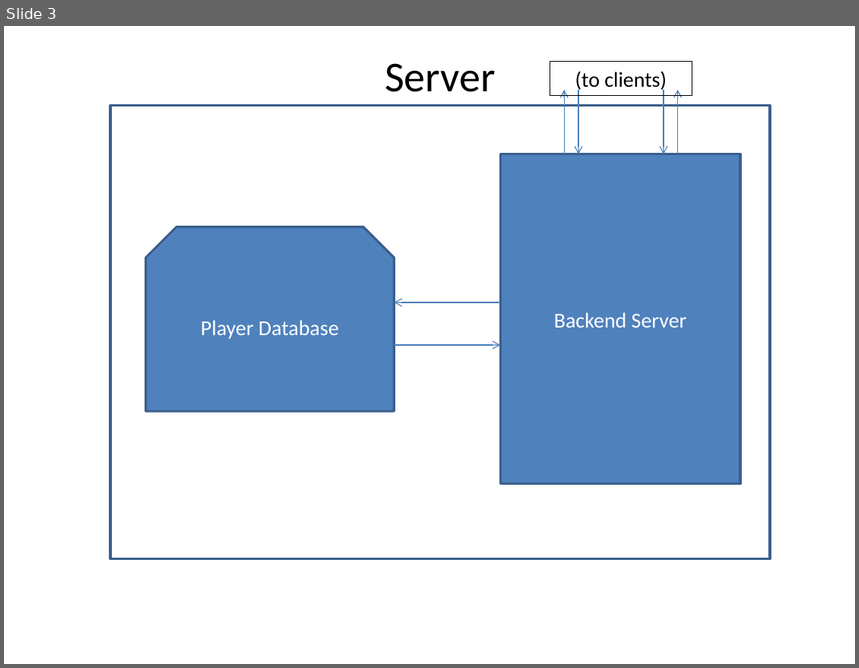
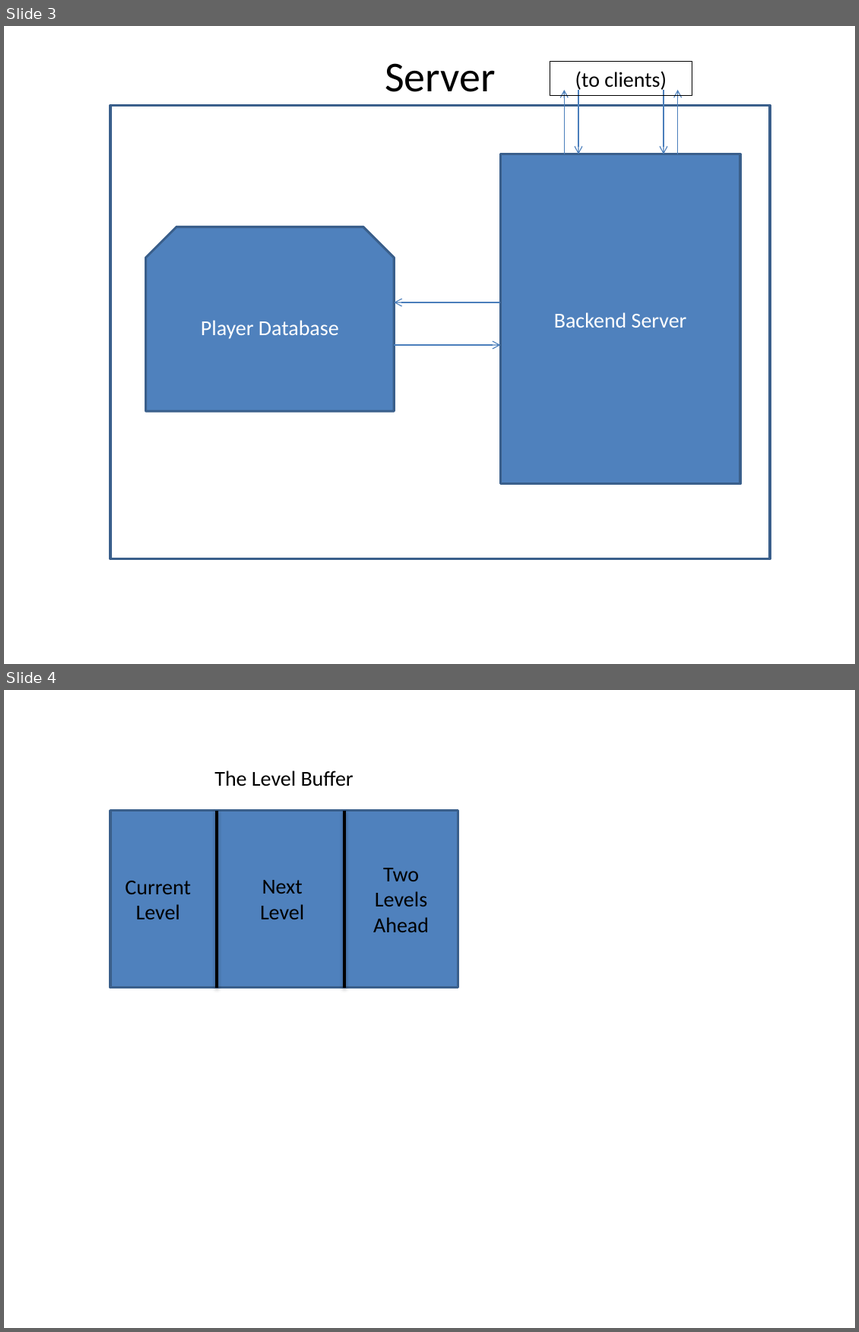
Before and after one commit to njchristian/Multiplayer-Game, a slide deck: Design Doc Figures.pptx. Shown one above the other, each under a label of ours: slide 3 before the commit, slides 3 and 4 after it. The pictures are 859x668 and 859x1332 pixels, drawn with LibreOffice and Linux fonts; fonts in the diff are those of the drawing. Boxes give left, top, right and bottom in pixels: in the first picture for what was removed or moved away, otherwise in the second. Text is boxed around its words. In the diff, an @@ line names an element or a change of style, - is before the commit and + after.

```diff
--- a/Design Doc Figures.pptx
+++ b/Design Doc Figures.pptx
@@ slide 4 added at [4, 690, 855, 1328], background #FFFFFF @@
@@ text added at [215, 771, 354, 787], 18 pt, text #000000 @@
+The Level Buffer
@@ rectangle added at [110, 811, 458, 988], fill #4F81BD, outline #3A5F8C 2 pt @@
@@ line added from (217, 811) to (217, 988), #000000 2 pt @@
@@ line added from (344, 811) to (344, 988), #000000 2 pt @@
@@ text added at [373, 868, 429, 932], 18 pt, text #000000 @@
+Two Levels Ahead
@@ text added at [125, 881, 190, 920], 18 pt, text #000000 @@
+Current Level
@@ text added at [260, 880, 304, 920], 18 pt, text #000000 @@
+Next Level
```
Also in this commit, not shown: 1 other slide added, 1 other file.
